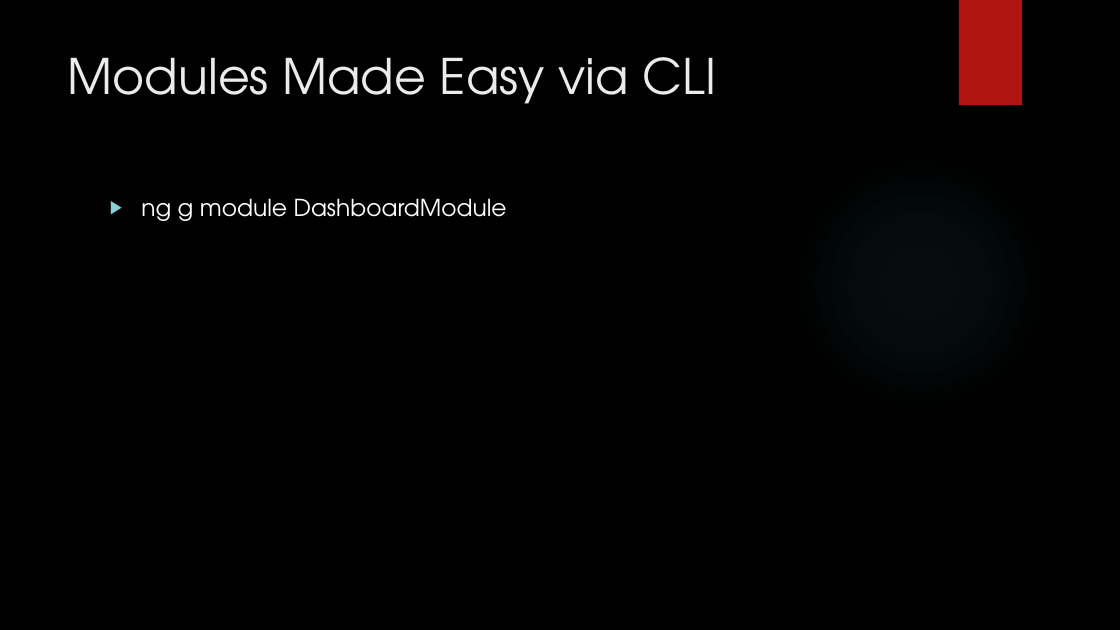
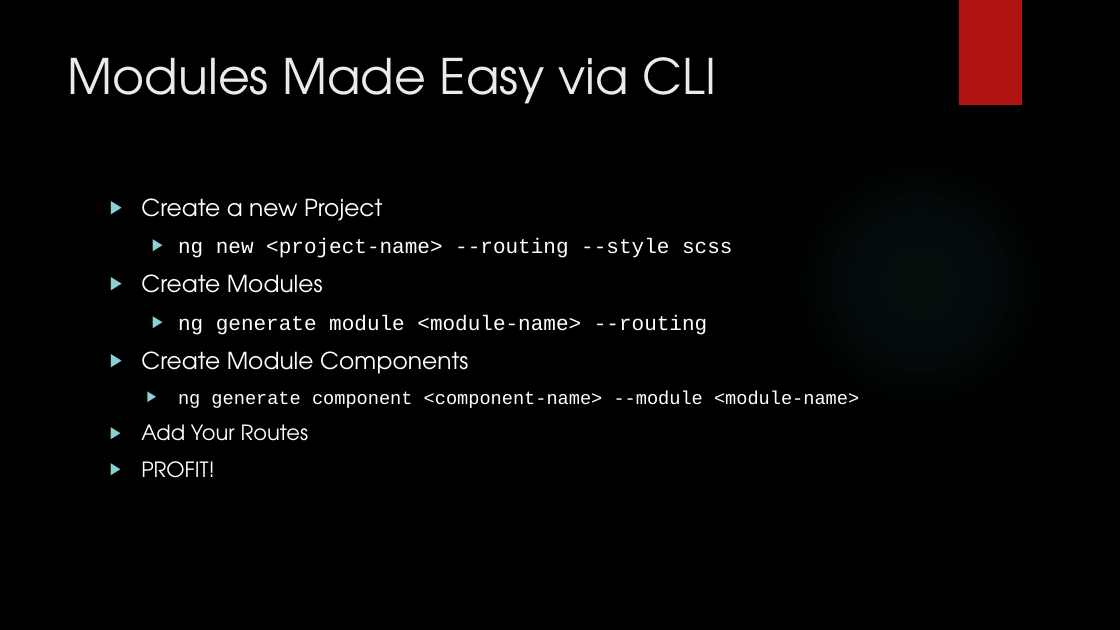
Before and after one commit to jerhemy/angular-presentations, a slide deck: slide 5 of Modules and Webpack.pptx (slide 4 before the commit). Drawn at 1120x630 pixels with LibreOffice and Linux fonts; fonts in the diff are those of the drawing; background and template pictures are left out. Boxes give left, top, right and bottom in pixels: in the first picture for what was removed or moved away, otherwise in the second. Text is boxed around its words. In the diff, an @@ line names an element or a change of style, - is before the commit and + after.

Commit message:
Added more demo routes

```diff
--- a/Modules and Webpack.pptx
+++ b/Modules and Webpack.pptx
@@ text at (x1=141, y1=198, x2=859, y2=478): text changed; size 20 to 18 pt; font TeX Gyre Adventor to Courier New @@
-▶ ng g module DashboardModule
+▶ Create a new Project
+  ▶ ng new <project-name> --routing --style scss
+▶ Create Modules
+  ▶ ng generate module <module-name> --routing
+▶ Create Module Components
+    ▶ ng generate component <component-name> --module <module-name>
+  ▶ Add Your Routes
+  ▶ PROFIT!
```
Also in this commit, not shown: 2 slides added, 22 other files.
